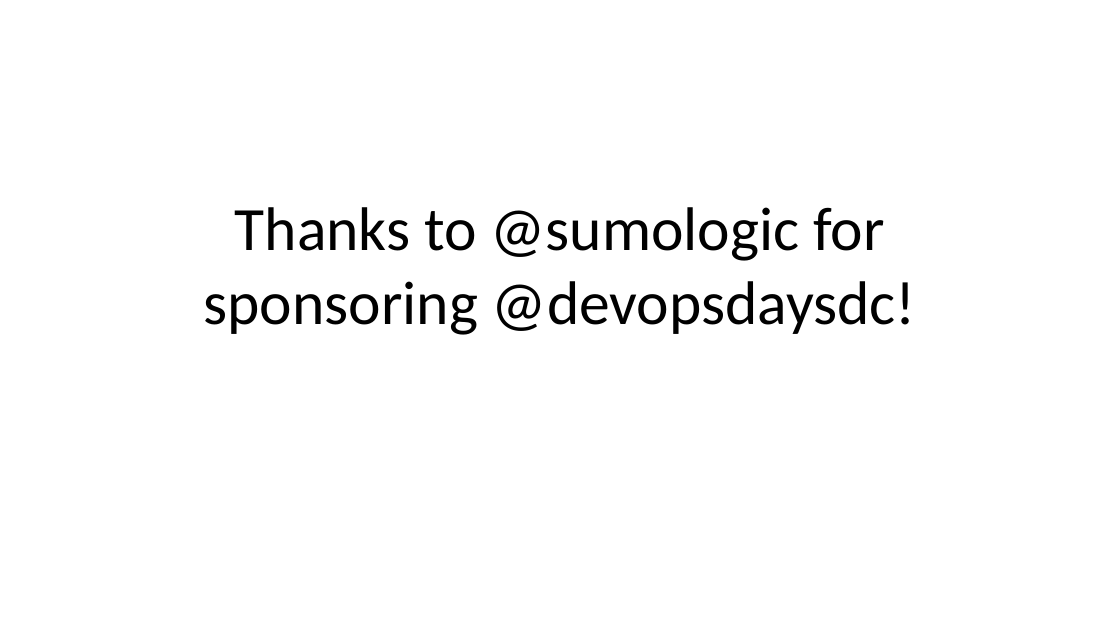
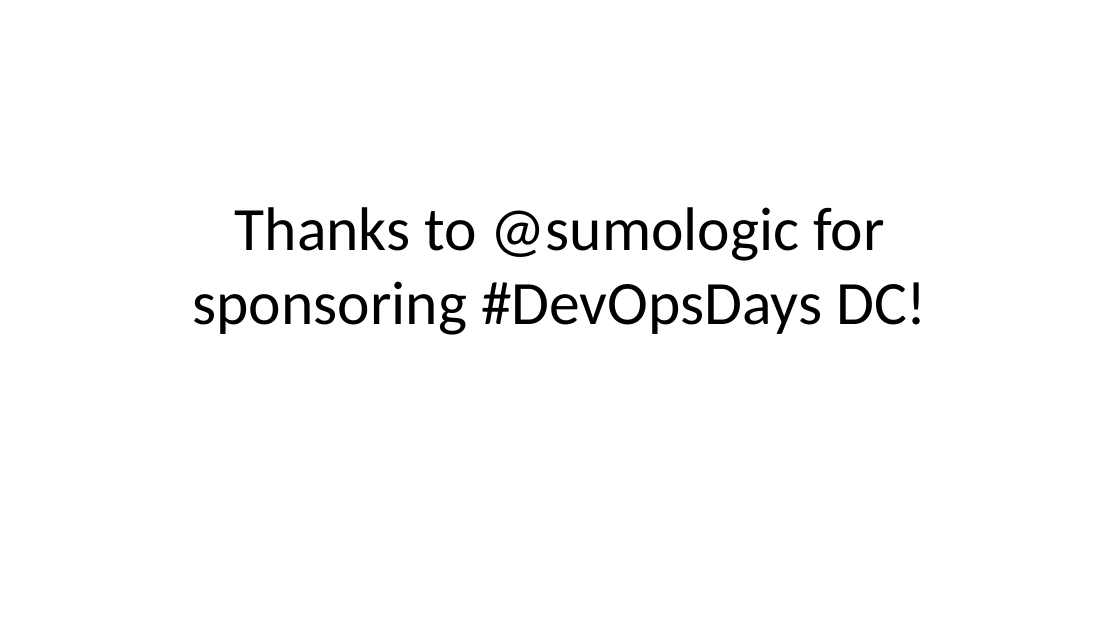
Before and after one commit to DevOpsDaysDC/planning, a slide deck: slide 5 of sponsor_pitches.pptx (slide 4 before the commit). Drawn at 1120x630 pixels with LibreOffice and Linux fonts; fonts in the diff are those of the drawing; background and template pictures are left out. Boxes give left, top, right and bottom in pixels: in the first picture for what was removed or moved away, otherwise in the second. Text is boxed around its words. In the diff, an @@ line names an element or a change of style, - is before the commit and + after.

```diff
--- a/sponsor_pitches.pptx
+++ b/sponsor_pitches.pptx
@@ title at [193, 207, 927, 335]: text changed @@
-Thanks to @sumologic for sponsoring @devopsdaysdc!
+Thanks to @sumologic for sponsoring #DevOpsDays DC!
```
Also in this commit, not shown: 14 other slides changed, 5 slides added, 3 other files.
